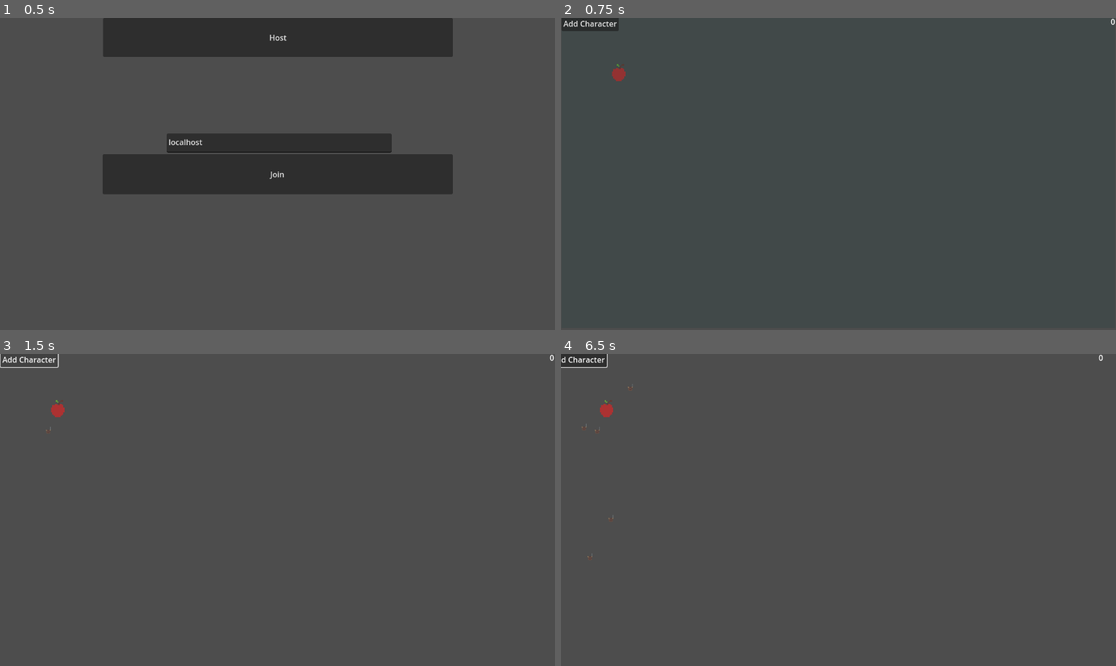
Above: before the commit, frames 1-4 (two rows, left to right).
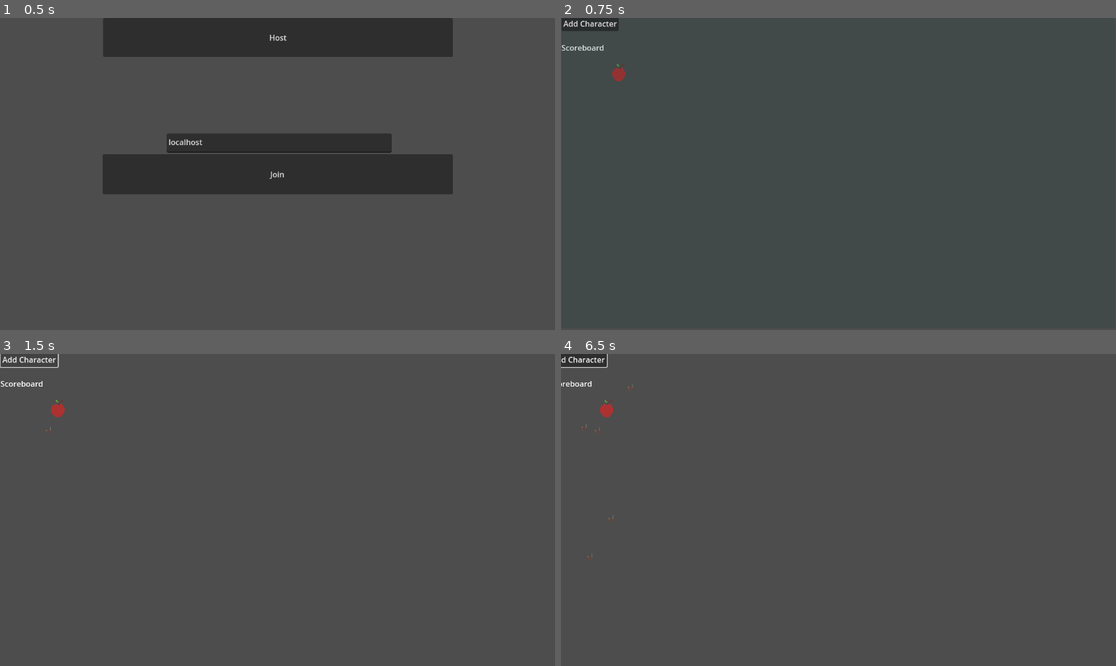
Above: after the commit, the same moments.

Repository: tomeng99/aoe-game-godot
Game: Godot game, scene res://scenes/Menu.tscn
Two runs of this game, one before a commit and one after it. Both use one fixed random seed, a clock stepped at 60 frames per second and the inputs below.
Inputs (mouse positions are in pixels of both pictures, inside the frame that each line leads up to):
- Up to frame 1 (0.5 s): no input
- Up to frame 2 (0.75 s): click "Host" at 0.5 s
- Up to frame 3 (1.5 s): click "Add Character" at 1.25 s
- Up to frame 4 (6.5 s): tap Enter at 2, 4.25, 5.75 s; move the mouse to (610, 428) at 2.02 s; hold Right (ui_right) 2.03-2.78 s; click (610, 428) at 2.17 s; move the mouse to (727, 525) at 2.77 s; hold Down (ui_down) 2.78-3.53 s; tap Space at 3.5, 5 s; move the mouse to (894, 441) at 3.52 s; hold Right (ui_right) 3.53-4.28 s; move the mouse to (810, 572) at 4.27 s; hold Up (ui_up) 4.28-5.03 s; click (810, 572) at 4.42 s; move the mouse to (1005, 556) at 5.02 s; hold Left (ui_left) from 5.03 s (still down); move the mouse to (672, 463) at 5.77 s

Frame 1 is identical in both runs. In frame 2, less than 0.1% of the frame differs, in the area x 0-100%, y 0-11%; in frame 3, less than 0.1%; in frame 4, less than 0.1%.

Commit message:
Add really basic scoreboard

Diff:
--- a/scenes/Menu.tscn
+++ b/scenes/Menu.tscn
@@ -46,7 +46,7 @@
 placeholder_text = "IP"
 
 [node name="MultiplayerSpawner" type="MultiplayerSpawner" parent="."]
-_spawnable_scenes = PackedStringArray("res://scenes/Player.tscn", "res://scenes/Character.tscn", "res://scenes/AnotherCharacterSlow.tscn", "res://scenes/apple.tscn")
+_spawnable_scenes = PackedStringArray("res://scenes/Player.tscn", "res://scenes/Character.tscn", "res://scenes/AnotherCharacterSlow.tscn", "res://scenes/apple.tscn", "res://scenes/Scoreboard.tscn")
 spawn_path = NodePath("..")
 script = ExtResource("3_msxbj")
 
--- a/scenes/Player.tscn
+++ b/scenes/Player.tscn
@@ -1,12 +1,7 @@
-[gd_scene load_steps=4 format=3 uid="uid://c6ye8nk3emdak"]
+[gd_scene load_steps=3 format=3 uid="uid://c6ye8nk3emdak"]
 
 [ext_resource type="Script" path="res://scenes/camera_2d.gd" id="1_rsto3"]
 [ext_resource type="Script" path="res://scenes/selection_box.gd" id="2_3f5gh"]
-
-[sub_resource type="SceneReplicationConfig" id="SceneReplicationConfig_j7elv"]
-properties/0/path = NodePath("Points:text")
-properties/0/spawn = true
-properties/0/replication_mode = 1
 
 [node name="Player" type="Node2D"]
 script = ExtResource("2_3f5gh")
@@ -37,14 +32,4 @@
 text = "Add Character"
 metadata/_edit_use_anchors_ = true
 
-[node name="Points" type="Label" parent="."]
-offset_left = 984.0
-offset_right = 1150.0
-offset_bottom = 23.0
-text = "0"
-horizontal_alignment = 2
-
-[node name="MultiplayerSynchronizer" type="MultiplayerSynchronizer" parent="."]
-replication_config = SubResource("SceneReplicationConfig_j7elv")
-
 [connection signal="pressed" from="Button" to="." method="_on_button_pressed"]
--- /dev/null
+++ b/scenes/Score.tscn
@@ -0,0 +1,18 @@
+[gd_scene load_steps=2 format=3 uid="uid://b2jttxya2gr5v"]
+
+[sub_resource type="SceneReplicationConfig" id="SceneReplicationConfig_l2lmh"]
+properties/0/path = NodePath("Label:text")
+properties/0/spawn = true
+properties/0/replication_mode = 1
+properties/1/path = NodePath(".:position")
+properties/1/spawn = true
+properties/1/replication_mode = 1
+
+[node name="Score" type="Node2D"]
+
+[node name="Label" type="Label" parent="."]
+offset_right = 40.0
+offset_bottom = 23.0
+
+[node name="MultiplayerSynchronizer" type="MultiplayerSynchronizer" parent="."]
+replication_config = SubResource("SceneReplicationConfig_l2lmh")
--- /dev/null
+++ b/scenes/Scoreboard.tscn
@@ -0,0 +1,13 @@
+[gd_scene format=3 uid="uid://3ichjw7xs355"]
+
+[node name="Scoreboard" type="Node2D"]
+
+[node name="MultiplayerSpawner" type="MultiplayerSpawner" parent="."]
+_spawnable_scenes = PackedStringArray("res://scenes/Score.tscn")
+spawn_path = NodePath("..")
+
+[node name="Label" type="Label" parent="."]
+offset_top = 54.0
+offset_right = 89.0
+offset_bottom = 77.0
+text = "Scoreboard"
--- a/scenes/apple.gd
+++ b/scenes/apple.gd
@@ -5,10 +5,22 @@
 	$Area2D.body_entered.connect(_on_click)
 
 func _on_click(body: Node2D):
-	if multiplayer.get_unique_id() == body.get_multiplayer_authority():
-		var player_path = "/root/Menu/Player_" + str(multiplayer.get_unique_id())
-		var player_node = get_tree().get_root().get_node_or_null(player_path)
-		player_node.get_node("Points").text = str(int(player_node.get_node("Points").text)+1)
+	if multiplayer.is_server():
+		var scoreboard_path = "/root/Menu/Scoreboard" # + str(multiplayer.get_unique_id())
+		var scoreboard_node = get_tree().get_root().get_node_or_null(scoreboard_path)
+		#player_node.get_node("Points").text = str(int(player_node.get_node("Points").text)+1)
+		var points_name = "Points" + str(body.get_multiplayer_authority())
+		var points_node = scoreboard_node.get_node_or_null(points_name)
+		if points_node == null:
+			var label = preload("res://scenes/Score.tscn").instantiate()
+			label.get_node("Label").text = str(body.get_multiplayer_authority()) + ": 1"
+			label.name = points_name
+			label.global_position.y = 15 + scoreboard_node.get_child(-1).position.y
+			scoreboard_node.add_child(label)
+			#print("points++ for ", body.get_multiplayer_authority())
+		else:
+			var parts = points_node.get_node("Label").text.split(" ")
+			points_node.get_node("Label").text = parts[0] + " " + str(int(parts[1])+1)
 
 
 # Called every frame. 'delta' is the elapsed time since the previous frame.
--- a/scenes/menu.gd
+++ b/scenes/menu.gd
@@ -16,6 +16,9 @@
 	var apple = preload("res://scenes/apple.tscn").instantiate()
 	apple.global_position = Vector2(100, 100)
 	add_child(apple)
+	var scoreboard = preload("res://scenes/Scoreboard.tscn").instantiate()
+	#scoreboard.global_position = Vector2(100, 100)
+	add_child(scoreboard)
 
 	# Then add the local player
 	_add_player(multiplayer.get_unique_id())
--- a/scenes/selection_box.gd
+++ b/scenes/selection_box.gd
@@ -18,7 +18,6 @@
 		print("Successfully found spawner at:", spawner_path)
 	else:
 		push_error("MultiplayerSpawner not found at path: " + spawner_path)
-	$Points.global_position.y = get_multiplayer_authority() / 36602865
 
 @onready var spawner: Node
 
